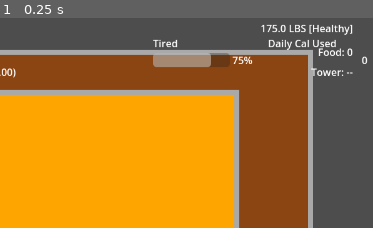
Above: before the commit, frame 1.
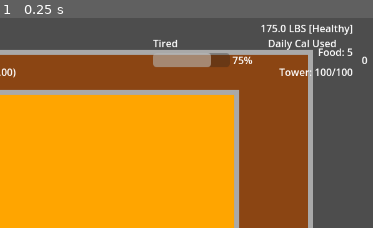
Above: after the commit, the same moment.

Repository: nexus382/firetower-game
Game: Godot game, scene res://scenes/Main.tscn
The game is run twice, just before and just after one commit, with the same random seed, the same clock (stepped at 60 frames per second) and the same inputs.
Inputs:
- Up to frame 1 (0.25 s): no input
The pictures show only the part of the screen within x 50-100%, y 0-50%; the shares and areas given below are measured in that part.

The runs differ from the first frame. In frame 1, 0.5% of the frame differs, in the area x 74-95%, y 14-28%.
Error before the commit: Parse Error: Cannot infer the type of "actual_damage" variable because the value doesn't have a set type. (res://scripts/systems/TowerHealthSystem.gd:62)

Commit message:
Clarify daybreak blocks and refresh forging status

Diff:
--- a/scripts/GameManager.gd
+++ b/scripts/GameManager.gd
@@ -281,27 +281,41 @@
     return result
 
 func perform_forging() -> Dictionary:
-    if inventory_system == null or _rng == null:
-        return {
-            "success": false,
-            "reason": "inventory_unavailable"
-        }
+    if inventory_system == null or _rng == null or time_system == null or sleep_system == null:
+        return {
+            "success": false,
+            "reason": "systems_unavailable",
+            "action": "forging"
+        }
+
+    var time_report = _spend_activity_time(1.0, "forging")
+    if !time_report.get("success", false):
+        var failure := time_report.duplicate()
+        failure["success"] = false
+        failure["action"] = "forging"
+        failure["reason"] = failure.get("reason", "time_rejected")
+        failure["status"] = failure.get("status", "rejected")
+        return failure
 
     var roll = _rng.randf()
     var outcome = _resolve_forging_outcome(roll)
+    var result := time_report.duplicate()
+    result["action"] = "forging"
+    result["chance_roll"] = roll
+    result["status"] = result.get("status", "applied")
+
     if outcome.is_empty():
+        result["success"] = false
+        result["reason"] = "nothing_found"
         print("🌲 Forging yielded nothing (roll %.2f)" % roll)
-        return {
-            "success": false,
-            "reason": "nothing_found",
-            "chance_roll": roll
-        }
-
-    var report = inventory_system.add_item(outcome.get("item_id", ""), outcome.get("quantity", 1))
-    report["success"] = true
-    report["chance_roll"] = roll
-    print("🌲 Forging success: %s" % report)
-    return report
+        return result
+
+    var loot_report = inventory_system.add_item(outcome.get("item_id", ""), outcome.get("quantity", 1))
+    for key in loot_report.keys():
+        result[key] = loot_report[key]
+    result["success"] = true
+    print("🌲 Forging success: %s" % result)
+    return result
 
 func _resolve_forging_outcome(roll: float) -> Dictionary:
     var thresholds = [
@@ -379,7 +393,8 @@
         return {
             "success": false,
             "reason": "systems_unavailable",
-            "activity": activity
+            "activity": activity,
+            "status": "unavailable"
         }
 
     hours = max(hours, 0.0)
@@ -387,7 +402,8 @@
         return {
             "success": false,
             "reason": "no_duration",
-            "activity": activity
+            "activity": activity,
+            "status": "rejected"
         }
 
     var multiplier = get_combined_activity_multiplier()
@@ -402,7 +418,9 @@
             "activity": activity,
             "minutes_required": requested_minutes,
             "minutes_available": minutes_available,
-            "time_multiplier": multiplier
+            "time_multiplier": multiplier,
+            "status": "blocked",
+            "blocker": "daybreak"
         }
 
     var current_minutes = time_system.get_minutes_since_daybreak()
@@ -423,5 +441,7 @@
         "daybreaks_crossed": advance_report.get("daybreaks_crossed", 0),
         "ended_at_minutes_since_daybreak": time_system.get_minutes_since_daybreak(),
         "ended_at_time": time_system.get_formatted_time(),
-        "minutes_until_daybreak": time_system.get_minutes_until_daybreak()
+        "minutes_until_daybreak": time_system.get_minutes_until_daybreak(),
+        "minutes_required": requested_minutes,
+        "status": "applied"
     }
--- a/scripts/systems/TowerHealthSystem.gd
+++ b/scripts/systems/TowerHealthSystem.gd
@@ -59,7 +59,7 @@
         return _current_health
     var previous = _current_health
     _current_health = max(_current_health - amount, MIN_HEALTH)
-    var actual_damage := previous - _current_health
+    var actual_damage: float = previous - _current_health
     if actual_damage <= 0.0:
         return _current_health
     tower_health_changed.emit(_current_health, previous)
@@ -73,7 +73,7 @@
         return _current_health
     var previous = _current_health
     _current_health = clamp(_current_health + amount, MIN_HEALTH, MAX_HEALTH)
-    var actual_repair := _current_health - previous
+    var actual_repair: float = _current_health - previous
     if actual_repair <= 0.0:
         return _current_health
     tower_health_changed.emit(_current_health, previous)
--- a/scripts/ui/TaskMenu.gd
+++ b/scripts/ui/TaskMenu.gd
@@ -39,6 +39,8 @@
 var inventory_system: InventorySystem
 var tower_health_system: TowerHealthSystem
 var selected_meal_key: String = "normal"
+var _forging_feedback_state: String = "ready"
+var _forging_feedback_locked: bool = false
 
 @onready var game_manager: GameManager = _resolve_game_manager()
 @onready var hours_value_label: Label = $Panel/VBox/HourSelector/HoursValue
@@ -63,13 +65,13 @@
             time_system.day_rolled_over.connect(_on_time_system_changed)
         if inventory_system:
             inventory_system.food_total_changed.connect(_on_inventory_food_total_changed)
-            forging_result_label.text = _format_forging_ready(inventory_system.get_total_food_units())
+            _set_forging_feedback(_format_forging_ready(inventory_system.get_total_food_units()), "ready")
         else:
-            forging_result_label.text = "Forging offline"
+            _set_forging_feedback("Forging offline", "offline")
         if tower_health_system:
             tower_health_system.tower_health_changed.connect(_on_tower_health_changed)
     else:
-        forging_result_label.text = "Forging unavailable"
+        _set_forging_feedback("Forging unavailable", "offline")
 
     _setup_meal_size_options()
     _refresh_display()
@@ -150,11 +152,13 @@
 
 func _on_forging_button_pressed():
     if game_manager == null:
-        forging_result_label.text = "Forging unavailable"
-        return
-
+        _set_forging_feedback("Forging unavailable", "offline")
+        return
+
+    _lock_forging_feedback()
     var result = game_manager.perform_forging()
-    forging_result_label.text = _format_forging_result(result)
+    _set_forging_feedback(_format_forging_result(result), "result")
+    _refresh_display()
 
 func _on_meal_size_option_item_selected(index: int):
     if index < 0 or index >= meal_size_option.item_count:
@@ -179,7 +183,7 @@
                 meal_result_label.text = "Need %s food (Have %s)" % [_format_food(required), _format_food(available)]
             "exceeds_day":
                 var minutes_available = result.get("minutes_available", 0)
-                meal_result_label.text = "No time (Left %s)" % _format_duration(minutes_available)
+                meal_result_label.text = _format_daybreak_warning(minutes_available)
             _:
                 meal_result_label.text = "Meal failed"
         return
@@ -208,7 +212,7 @@
                 repair_result_label.text = "Tower already stable"
             "exceeds_day":
                 var minutes_available = result.get("minutes_available", 0)
-                repair_result_label.text = "No time (Left %s)" % _format_duration(minutes_available)
+                repair_result_label.text = _format_daybreak_warning(minutes_available)
             _:
                 repair_result_label.text = "Repair failed"
         return
@@ -228,18 +232,28 @@
     return "Forging ready (Food %.1f)" % total_food
 
 func _format_forging_result(result: Dictionary) -> String:
+    var end_at = result.get("ended_at_time", "")
     if result.get("success", false):
-        var name = result.get("display_name", "Find")
-        var food = result.get("food_gained", 0.0)
-        var total = result.get("total_food_units", 0.0)
-        return "%s +%.1f food (Total %.1f)" % [name, food, total]
+        var parts: PackedStringArray = []
+        parts.append("%s +%s food" % [result.get("display_name", "Find"), _format_food(result.get("food_gained", 0.0))])
+        parts.append("Total %s" % _format_food(result.get("total_food_units", 0.0)))
+        if end_at != "":
+            parts.append("End %s" % end_at)
+        return " | ".join(parts)
 
     var reason = result.get("reason", "")
     match reason:
-        "inventory_unavailable":
+        "systems_unavailable":
             return "Forging offline"
         "nothing_found":
-            return "Found nothing (%.0f%%)" % (result.get("chance_roll", 0.0) * 100.0)
+            var chance = int(round(result.get("chance_roll", 0.0) * 100.0))
+            var message = "Found nothing (%d%%)" % chance
+            if end_at != "":
+                message += " | End %s" % end_at
+            return message
+        "exceeds_day":
+            var minutes_available = result.get("minutes_available", 0)
+            return _format_daybreak_warning(minutes_available)
         _:
             return "Forging failed"
 
@@ -261,6 +275,22 @@
         return "%dh" % hours
     else:
         return "%dm" % mins
+
+func _format_daybreak_warning(minutes_available: int) -> String:
+    return "Daybreak soon (Left %s)" % _format_duration(minutes_available)
+
+func _set_forging_feedback(text: String, state: String):
+    if !is_instance_valid(forging_result_label):
+        return
+    forging_result_label.text = text
+    _forging_feedback_state = state
+
+func _lock_forging_feedback():
+    _forging_feedback_locked = true
+    call_deferred("_unlock_forging_feedback")
+
+func _unlock_forging_feedback():
+    _forging_feedback_locked = false
 
 func _open_menu():
     if _menu_open:
@@ -338,8 +368,13 @@
         return "--"
     return "%s/%s" % [_format_health_value(value), _format_health_value(tower_health_system.get_max_health())]
 
-func _on_inventory_food_total_changed(_new_total: float):
+func _on_inventory_food_total_changed(new_total: float):
     _update_meal_summary()
+    if _forging_feedback_locked:
+        return
+    if _forging_feedback_state == "offline":
+        return
+    _set_forging_feedback(_format_forging_ready(new_total), "ready")
 
 func _on_tower_health_changed(_new: float, _old: float):
     _update_repair_summary()
